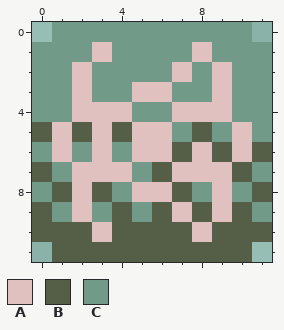
One commit to this pixel-art sprite: 12px/soft/atom.png. Above is the file before it was changed.
The file is 12x12 pixels.
Palette (. is transparent): A #e0c1bf  B #555f47  C #729a89
And afterwards:
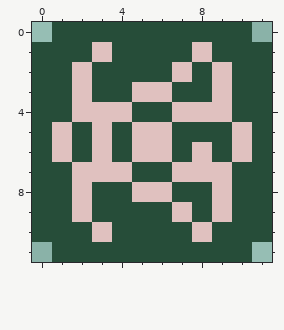
Difference:
@@ palette @@
-C #729a89
+C #264d39
@@ x 0..11 @@
  4 CCAAACCAAACC
- 5 BABABAACBCAC
- 6 CACACAABABAB
- 7 BCAAACBAAABC
- 8 CBABCAABCACB
- 9 BCACBCBABABC
-10 BBBABBBBABBB
-11 .BBBBBBBBBB.
+ 5 CACACAACCCAC
+ 6 CACACAACACAC
+ 7 CCAAACCAAACC
+ 8 CCACCAACCACC
+ 9 CCACCCCACACC
+10 CCCACCCCACCC
+11 .CCCCCCCCCC.
Boxes around the changes in both pictures, in picture pixels (x1, y1, x2, y2):
changed: (32, 22, 272, 262)
